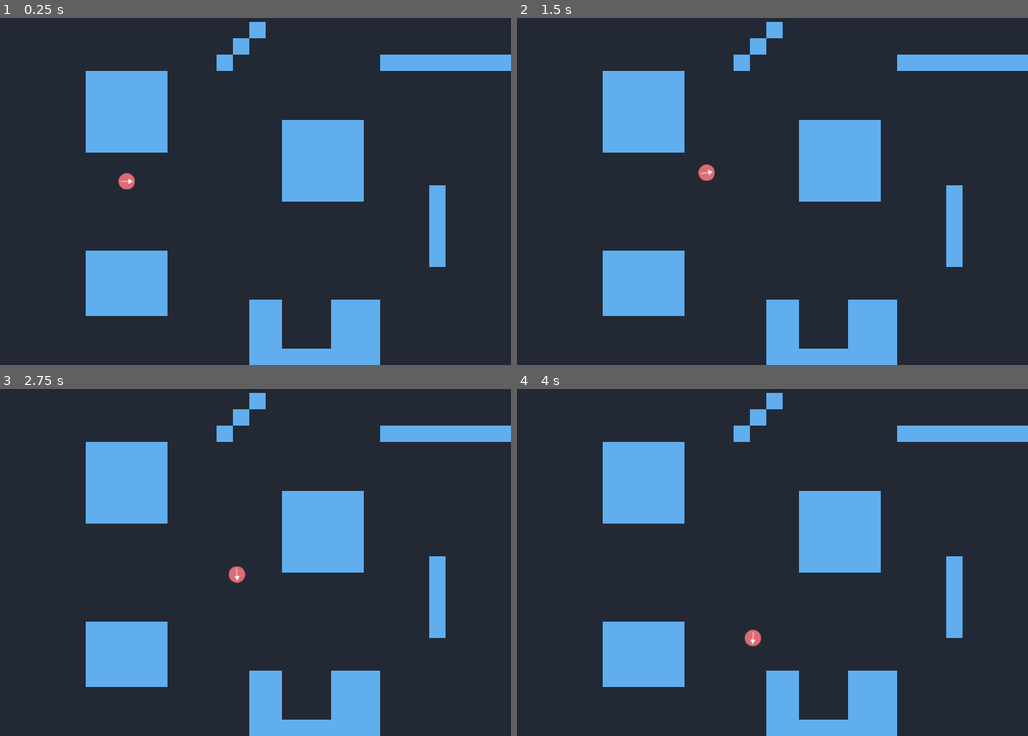
Above: before the commit, frames 1-4 (two rows, left to right).
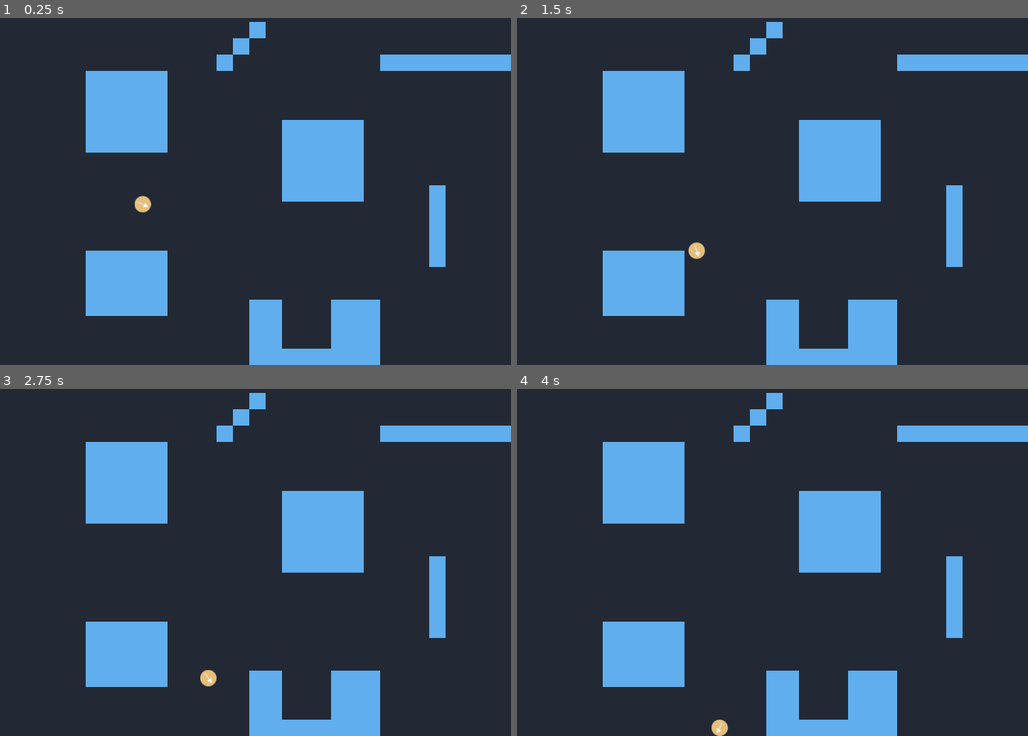
Above: after the commit, the same moments.

Repository: OscarPindaro/CellularAutomata
Game: Godot game, scene res://MainScene.tscn
The game is run twice, just before and just after one commit, with the same random seed, the same clock (stepped at 60 frames per second) and the same inputs.
Inputs:
- Up to frame 1 (0.25 s): no input
- Up to frame 2 (1.5 s): no input
- Up to frame 3 (2.75 s): no input
- Up to frame 4 (4 s): no input

The runs differ from the first frame. In frame 1, 0.3% of the frame differs, in the area x 23-30%, y 44-57%; in frame 2, 0.3%; in frame 3, 0.3%, in the area x 39-49%, y 51-86%; in frame 4, 0.3%.

Commit message:
now the tree structure of the cell is correct

Diff:
--- a/MainScene.tscn
+++ b/MainScene.tscn
@@ -2,7 +2,7 @@
 
 [ext_resource path="res://assets/tiles/greySquare.png" type="Texture" id=1]
 [ext_resource path="res://assets/tiles/blueSquare.png" type="Texture" id=2]
-[ext_resource path="res://scenes/agents/randomCell.tscn" type="PackedScene" id=3]
+[ext_resource path="res://scenes/agents/Cell.tscn" type="PackedScene" id=3]
 
 [sub_resource type="ConvexPolygonShape2D" id=1]
 points = PoolVector2Array( 32, 32, 0, 32, 0, 0, 32, 0 )
@@ -54,4 +54,4 @@
 tile_data = PoolIntArray( -1, 1, 0, -65536, 1, 0, -65535, 1, 0, -65534, 1, 0, -65533, 1, 0, -65532, 1, 0, -65531, 1, 0, …(17372 unchanged characters)…
 
 [node name="Cell" parent="." instance=ExtResource( 3 )]
-position = Vector2( 247.311, 376.398 )
+position = Vector2( 280.24, 413.74 )
--- a/scenes/agents/RandomMovement.gd
+++ b/scenes/agents/Cell.gd
@@ -1,18 +1,15 @@
 extends KinematicBody2D
 
-# Declare member variables here. Examples:
 var speed = 100
 var currVelocity = Vector2(1,0) *speed
-# var b = "text"
 var rng = RandomNumberGenerator.new()
 var arrowSprite : Sprite
 
-signal collisionSignal
+var points : int = 0
 
 # Called when the node enters the scene tree for the first time.
 func _ready():
-	arrowSprite = get_node("arrow")
-	connect("collisionSignal", get_parent(), "assignReward")
+	arrowSprite = $arrow
 
 
 func _process(delta):
@@ -22,8 +19,11 @@
 	move_and_slide(currVelocity)
 	allineSpriteToVector(currVelocity)
 	if(get_slide_count() > 0):
-		emit_signal("collisionSignal")
+		assignReward()
 
 
 func allineSpriteToVector(vector : Vector2):
 	arrowSprite.rotation_degrees =rad2deg(currVelocity.angle()+PI/2)
+
+func assignReward():
+	points -= 10
--- /dev/null
+++ b/scenes/agents/Cell.tscn
@@ -0,0 +1,23 @@
+[gd_scene load_steps=5 format=2]
+
+[ext_resource path="res://scenes/agents/Cell.gd" type="Script" id=1]
+[ext_resource path="res://assets/agents/arrow.png" type="Texture" id=3]
+[ext_resource path="res://assets/agents/yellowCircle.png" type="Texture" id=4]
+
+[sub_resource type="CircleShape2D" id=1]
+radius = 16.0
+
+[node name="Cell" type="KinematicBody2D"]
+script = ExtResource( 1 )
+__meta__ = {
+"_edit_group_": true
+}
+
+[node name="yellowCircle" type="Sprite" parent="."]
+texture = ExtResource( 4 )
+
+[node name="arrow" type="Sprite" parent="."]
+texture = ExtResource( 3 )
+
+[node name="CollisionShape2D" type="CollisionShape2D" parent="."]
+shape = SubResource( 1 )
--- a/scenes/agents/randomCell.gd
+++ /dev/null
@@ -1,15 +0,0 @@
-extends Node2D
-
-var points : float = 0
-
-# Called when the node enters the scene tree for the first time.
-func _ready():
-	pass
-
-
-# Called every frame. 'delta' is the elapsed time since the previous frame.
-#func _process(delta):
-#	pass
-
-func assignReward():
-	points -= 10
--- a/scenes/agents/randomCell.tscn
+++ /dev/null
@@ -1,30 +0,0 @@
-[gd_scene load_steps=7 format=2]
-
-[ext_resource path="res://assets/agents/greenCircle.png" type="Texture" id=1]
-[ext_resource path="res://assets/agents/redCircle.png" type="Texture" id=2]
-[ext_resource path="res://scenes/agents/RandomMovement.gd" type="Script" id=3]
-[ext_resource path="res://assets/agents/arrow.png" type="Texture" id=4]
-[ext_resource path="res://scenes/agents/randomCell.gd" type="Script" id=5]
-
-[sub_resource type="CircleShape2D" id=1]
-radius = 16.0
-
-[node name="Cell" type="Node2D"]
-script = ExtResource( 5 )
-
-[node name="RandomMovement" type="KinematicBody2D" parent="."]
-script = ExtResource( 3 )
-
-[node name="CollisionShape2D" type="CollisionShape2D" parent="RandomMovement"]
-shape = SubResource( 1 )
-
-[node name="redCircle" type="Sprite" parent="RandomMovement"]
-texture = ExtResource( 2 )
-
-[node name="greenCircle" type="Sprite" parent="RandomMovement"]
-visible = false
-texture = ExtResource( 1 )
-
-[node name="arrow" type="Sprite" parent="RandomMovement"]
-rotation = 1.5708
-texture = ExtResource( 4 )
